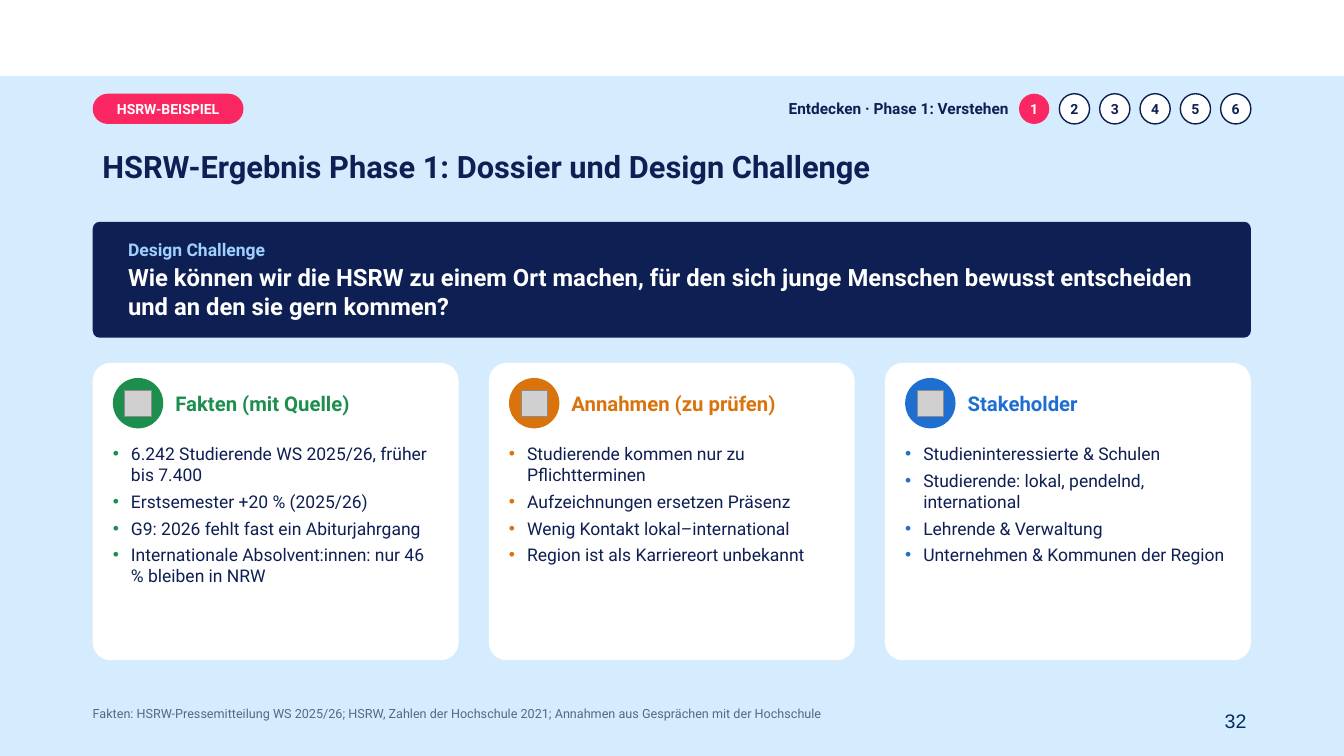
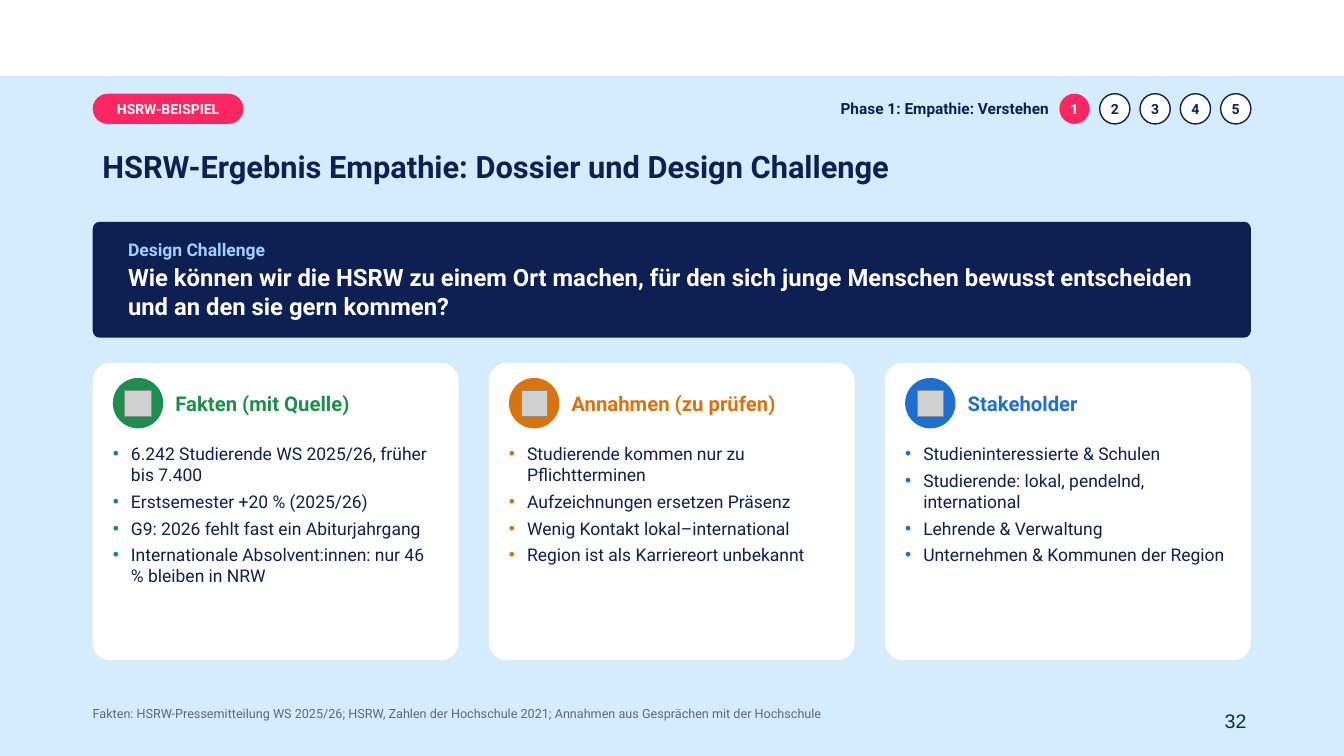
Before and after one commit to nina-nue/NKN, a slide deck: slide 32 of workshop-ki-fuer-kmu/KI-INNOVATION_Teil1_2026-11-03.pptx. Drawn at 1344x756 pixels with LibreOffice and Linux fonts; fonts in the diff are those of the drawing; grey boxes stand for pictures; background and template pictures are left out. Boxes give left, top, right and bottom in pixels: in the first picture for what was removed or moved away, otherwise in the second. Text is boxed around its words. In the diff, an @@ line names an element or a change of style, - is before the commit and + after.

```diff
--- a/workshop-ki-fuer-kmu/KI-INNOVATION_Teil1_2026-11-03.pptx
+++ b/workshop-ki-fuer-kmu/KI-INNOVATION_Teil1_2026-11-03.pptx
@@ text at (841,102,1049,117): text changed @@
-Entdecken · Phase 1: Verstehen
+Phase 1: Empathie: Verstehen
@@ 5 ellipses: place and size @@
-5 ellipses at (1019,94,1211,124)
+5 ellipses at (1060,94,1251,124)
@@ text at (102,155,889,185): text changed @@
-HSRW-Ergebnis Phase 1: Dossier und Design Challenge
+HSRW-Ergebnis Empathie: Dossier und Design Challenge
```
Also in this commit, not shown: 36 other slides changed, 3 other files.
